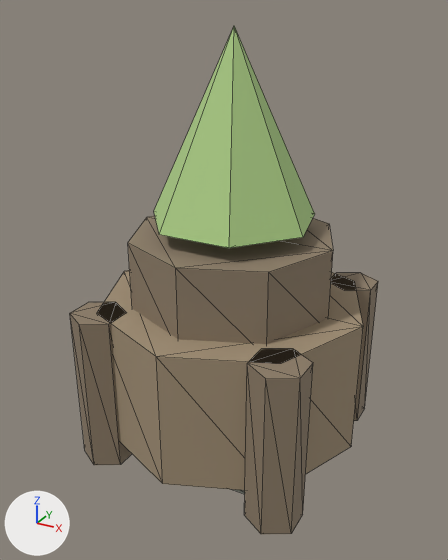
One commit to the glTF model assets/models/grove/grove_bark_bastion.glb: the scene before it, then after it.
Camera for both pictures: a camera (50 mm lens) standing at (39.4, -74.2, 65.5) and looking at (-0.4, -1.8, 29.3). Arrows for +X, +Y and +Z are at lower left; the lights stay in place. The first picture is the older version. Mesh edges are drawn as thin lines. Vertices at exactly the same position are counted once.

The first picture shows 'grove_bark_bastion'.
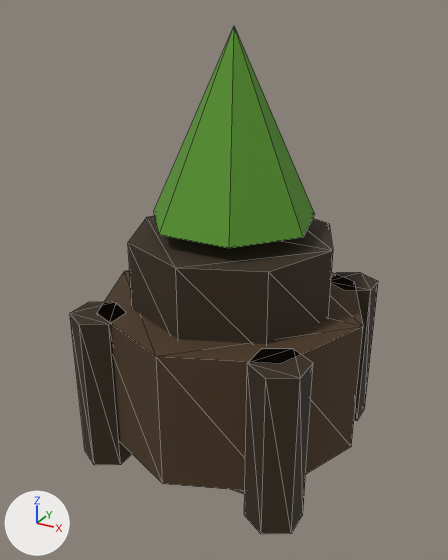
Location of each change, [x1, y1, x2, y2] in pixels of the pictures (448 x 560 px):
part 1 of me_cube, recoloured (darker): [70, 215, 378, 534] in both
part 2 of me_cube, recoloured (darker): [97, 26, 363, 494] in both

The edits, one by one:
me_cube has 96 vertices, 160 faces and spans x -20.0..20.0, y -20.0..20.0, z 1.5..63.4.
me_cube is used by ob_grove_bark_bastion; location (0.0, 0.0, 0.0).
me_cube part 1: 108 faces centred in x -17.5..17.5, y -17.3..17.3, z 2.0..36.0 are repainted in the vertex colours; the middle colour goes from brown #8e7e69 to brown #362919.
me_cube part 2: 52 faces centred in x -18.0..18.0, y -18.0..18.0, z 1.5..46.6 are repainted in the vertex colours; the middle colour goes from beige #a29076 to brown #4c3821.
